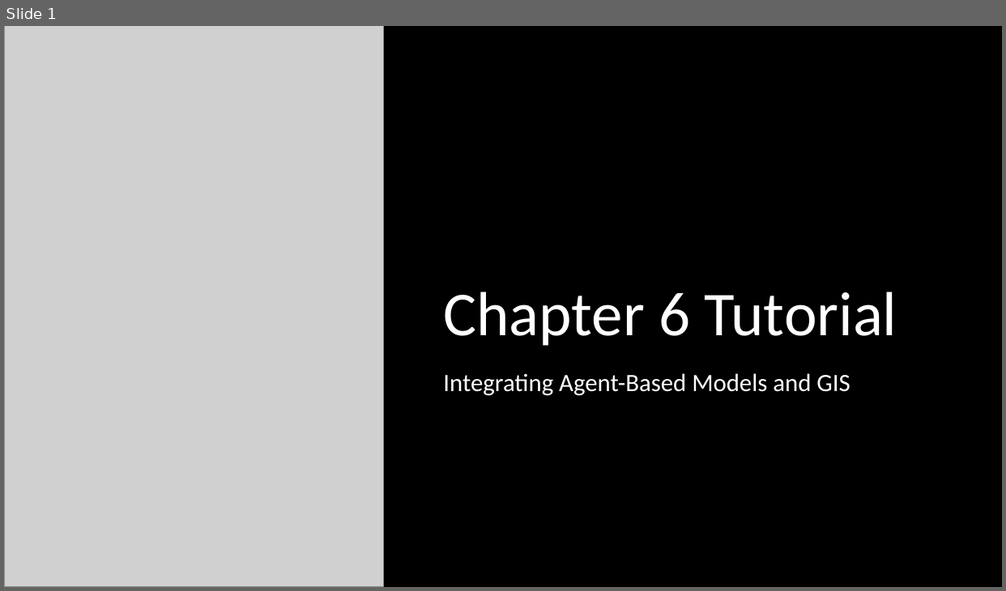
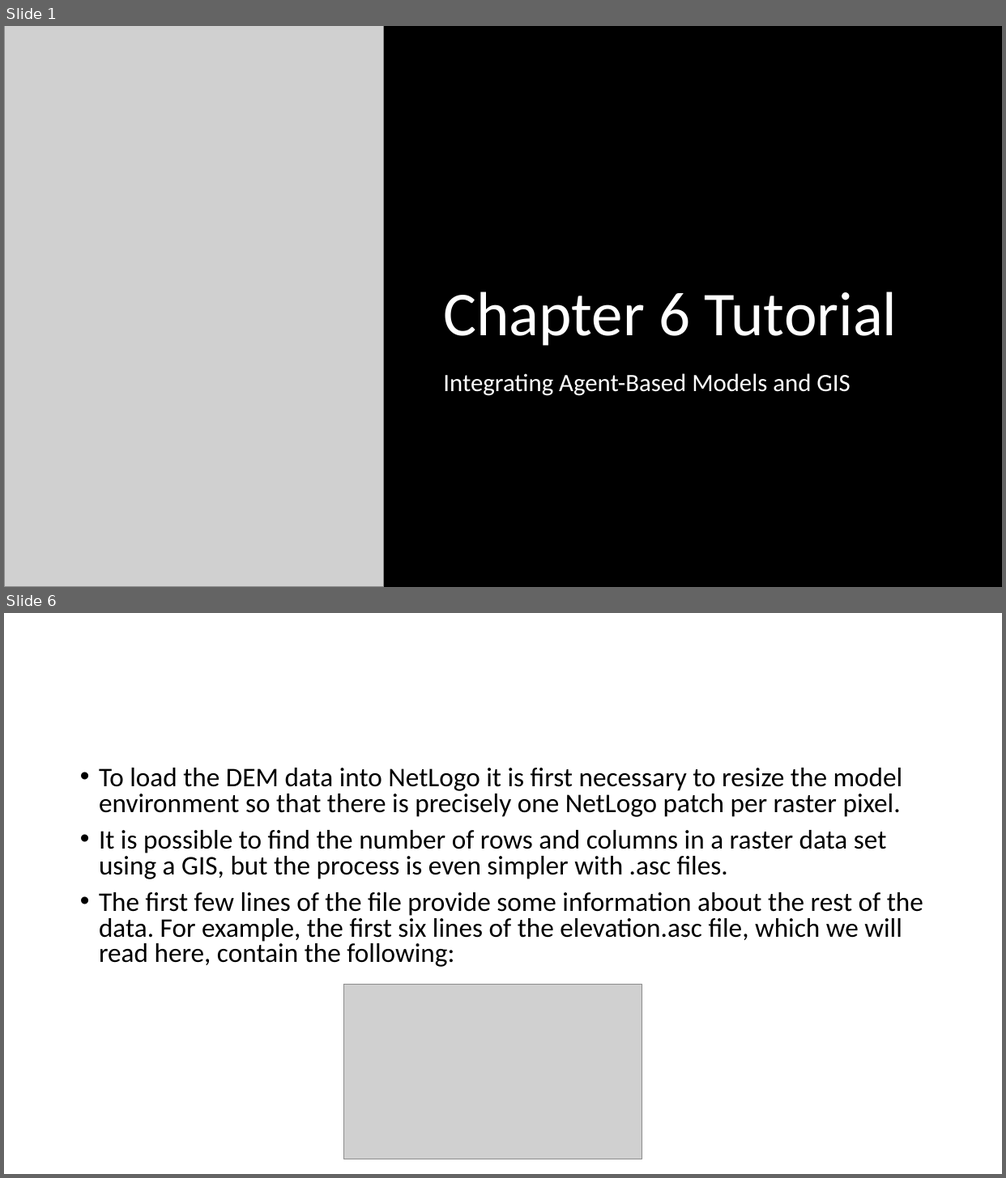
Before and after one commit to abmgis/abmgis, a slide deck: Chapter06-IntegratingABMandGIS/Chapter6_Tutorial.pptx. Shown one above the other, each under a label of ours: slide 1 before the commit, slides 1 and 6 after it; the slides between them are not shown. The pictures are 1006x591 and 1006x1178 pixels, drawn with LibreOffice and Linux fonts; fonts in the diff are those of the drawing; grey boxes stand for pictures. Boxes give left, top, right and bottom in pixels: in the first picture for what was removed or moved away, otherwise in the second. Text is boxed around its words. In the diff, an @@ line names an element or a change of style, - is before the commit and + after.

```diff
--- a/Chapter06-IntegratingABMandGIS/Chapter6_Tutorial.pptx
+++ b/Chapter06-IntegratingABMandGIS/Chapter6_Tutorial.pptx
@@ slide 6 added at (x1=4, y1=613, x2=1002, y2=1174), background #FFFFFF @@
@@ text added at (x1=99, y1=768, x2=923, y2=967), 25.9 pt, text #000000 @@
+• To load the DEM data into NetLogo it is first necessary to resize the model environment so that there is precisely one NetLogo patch per raster pixel.
+• It is possible to find the number of rows and columns in a raster data set using a GIS, but the process is even simpler with .asc files.
+• The first few lines of the file provide some information about the rest of the data. For example, the first six lines of the elevation.asc file, which we will read here, contain the following:
@@ picture added at (x1=345, y1=984, x2=641, y2=1160) @@
```
Also in this commit, not shown: 6 other slides added.
